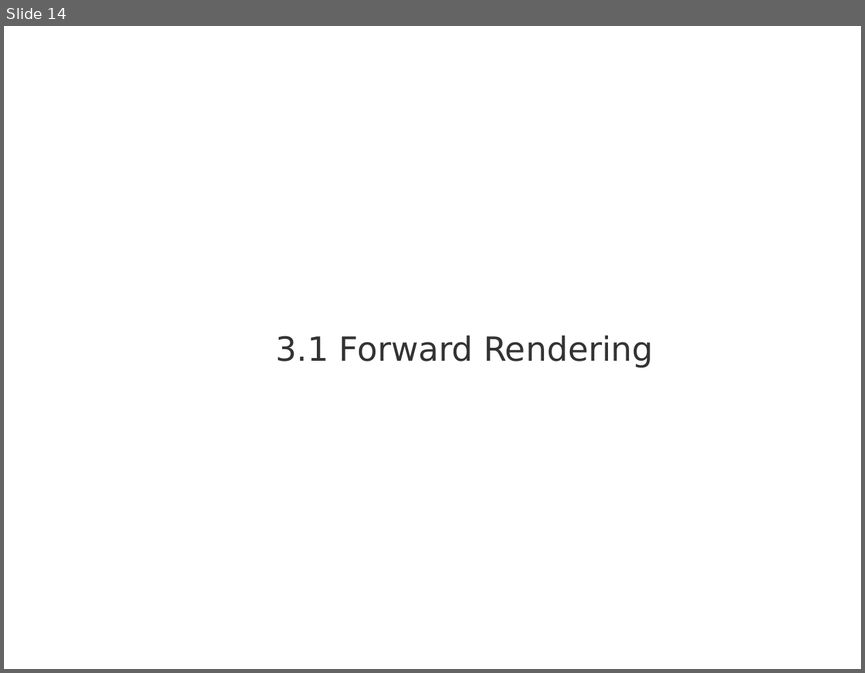
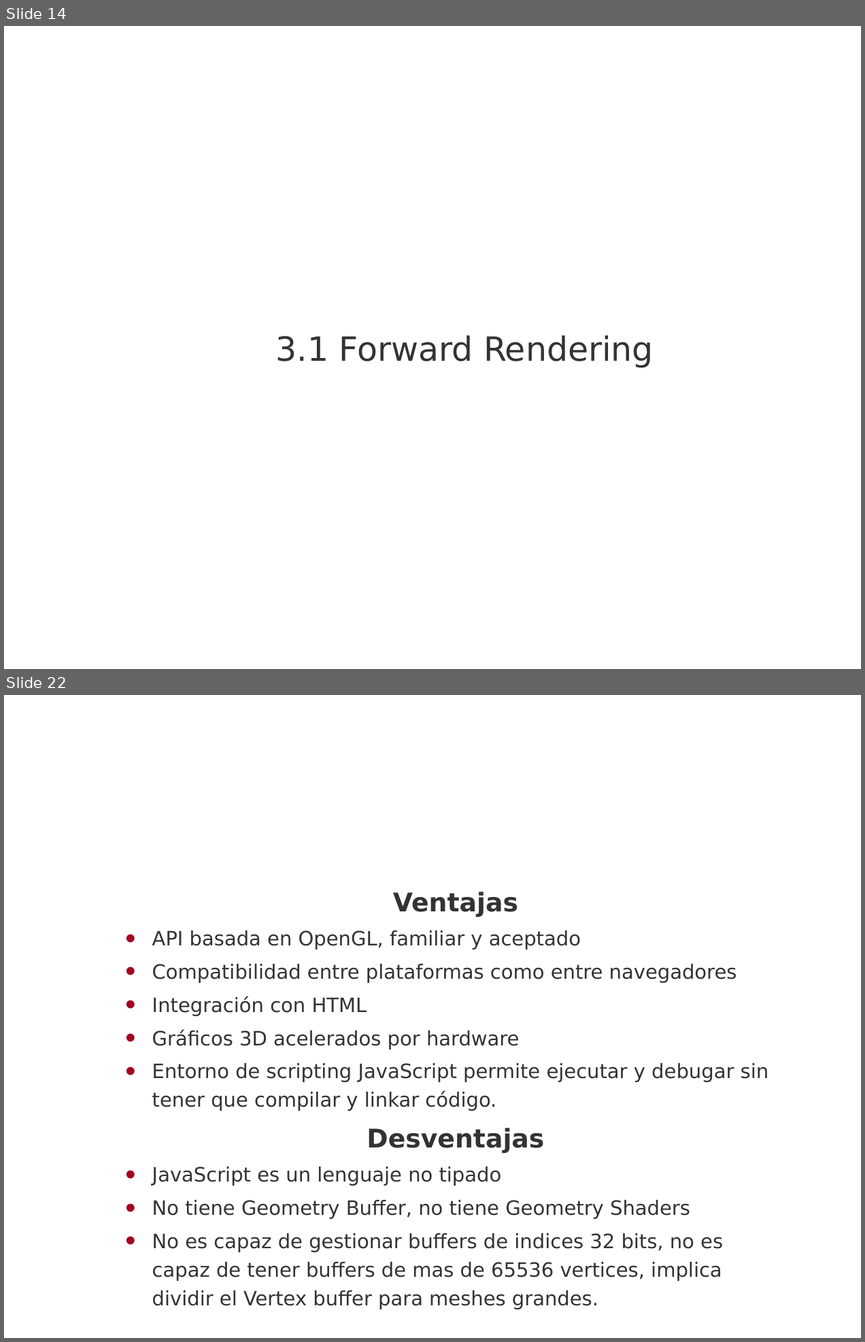
Before and after one commit to madowen/webGL, a slide deck: Docs/presentacion.pptx. Shown one above the other, each under a label of ours: slide 14 before the commit, slides 14 and 22 after it; the slides between them are not shown. The pictures are 865x673 and 865x1342 pixels, drawn with LibreOffice and Linux fonts; fonts in the diff are those of the drawing; background and template pictures are left out. Boxes give left, top, right and bottom in pixels: in the first picture for what was removed or moved away, otherwise in the second. Text is boxed around its words. In the diff, an @@ line names an element or a change of style, - is before the commit and + after.

```diff
--- a/Docs/presentacion.pptx
+++ b/Docs/presentacion.pptx
@@ slide 22 added at (x1=4, y1=695, x2=861, y2=1338), background picture (left out) @@
@@ title added at (x1=68, y1=695, x2=861, y2=802), 28 pt, text #FFFFFF @@
+WebGL
@@ text added at (x1=152, y1=892, x2=769, y2=1309), 16.6 pt, text #333333 @@
+Ventajas
+• API basada en OpenGL, familiar y aceptado
+• Compatibilidad entre plataformas como entre navegadores
+• Integración con HTML
+• Gráficos 3D acelerados por hardware
+• Entorno de scripting JavaScript permite ejecutar y debugar sin tener que compilar y linkar código.
+Desventajas
+• JavaScript es un lenguaje no tipado
+• No tiene Geometry Buffer, no tiene Geometry Shaders
+• No es capaz de gestionar buffers de indices 32 bits, no es capaz de tener buffers de mas de 65536 vertices, implica dividir el Vertex buffer para meshes grandes.
```
Also in this commit, not shown: 7 slides changed, 18 other slides added, 1 slide removed, 1 other file.
